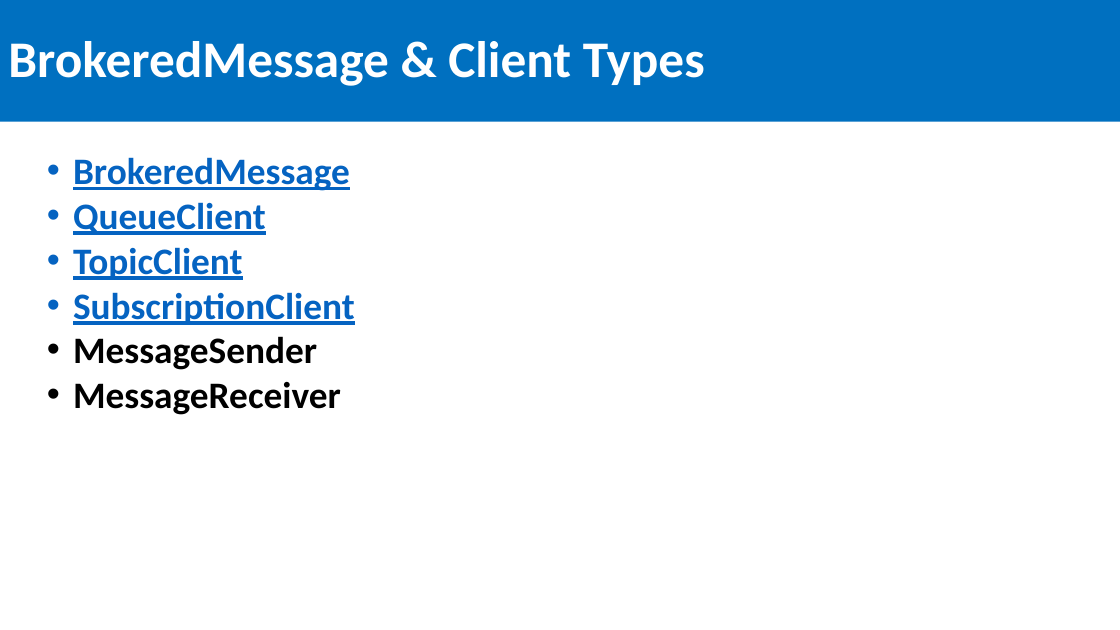
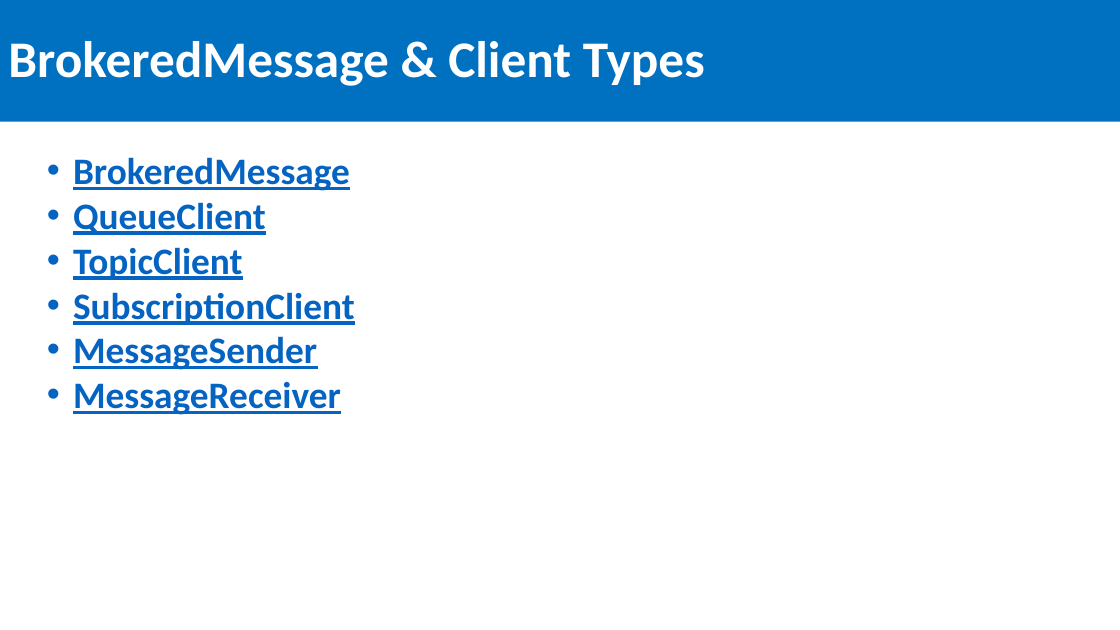
Before and after one commit to SeanFeldman/ASB-DotNet-YYC, a slide deck: slide 17 of Azure Service Bus Calgary .NET usergroup 2016-03-24.pptx. Drawn at 1120x630 pixels with LibreOffice and Linux fonts; fonts in the diff are those of the drawing. Boxes give left, top, right and bottom in pixels: in the first picture for what was removed or moved away, otherwise in the second. Text is boxed around its words. In the diff, an @@ line names an element or a change of style, - is before the commit and + after.

```diff
--- a/Azure Service Bus Calgary .NET usergroup 2016-03-24.pptx
+++ b/Azure Service Bus Calgary .NET usergroup 2016-03-24.pptx
@@ text at (73,336,341,415): text colour #000000 to #0563C1, underline on in "MessageSender", "MessageReceiver" @@
```
Also in this commit, not shown: 1 other slide changed, 1 slide added, 1 slide removed, 1 other file.
